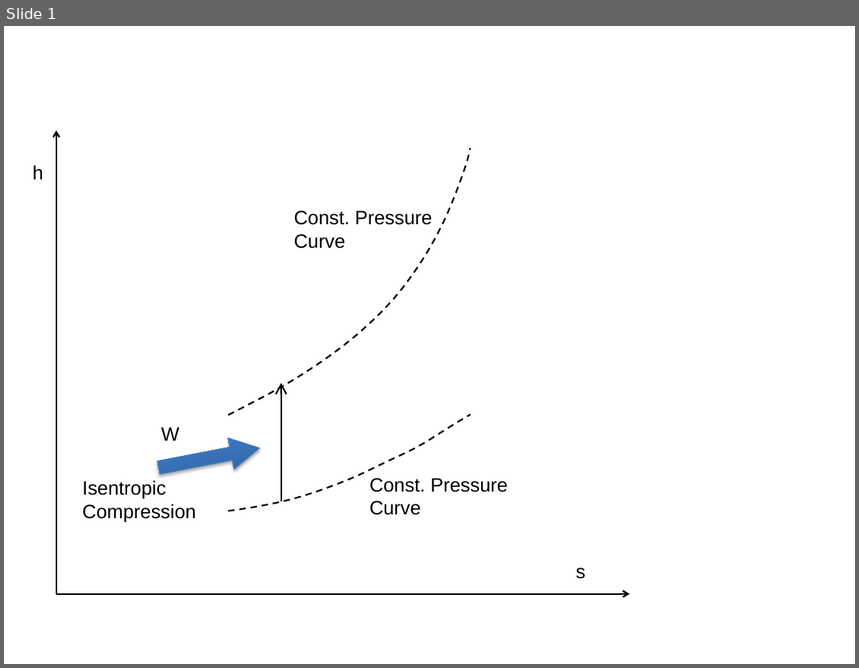
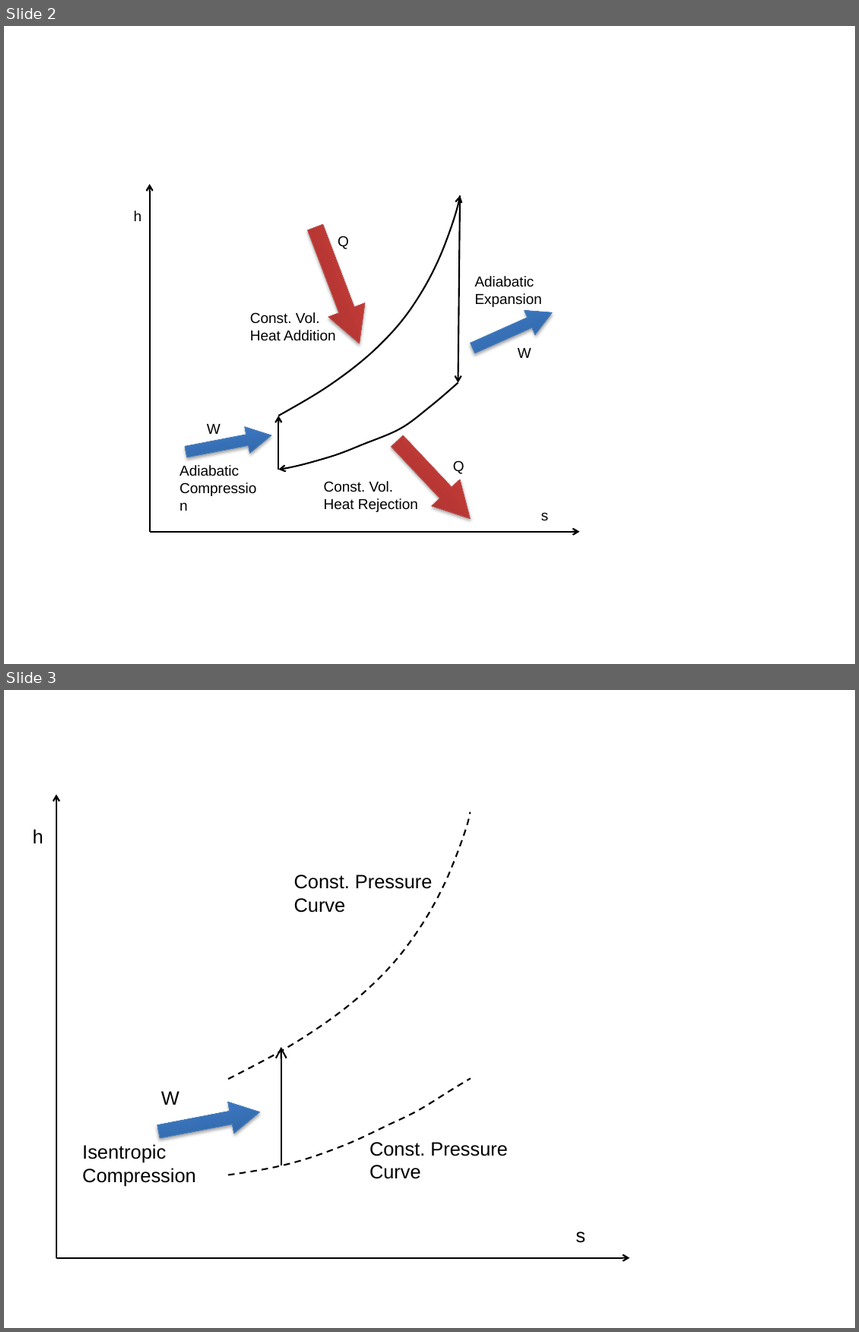
Before and after one commit to zeta-plusplus/FluidSystemComponents, a slide deck: figs/makeFig.pptx. Shown one above the other, each under a label of ours: slide 1 before the commit, slides 2 and 3 after it. The pictures are 859x668 and 859x1332 pixels, drawn with LibreOffice and Linux fonts; fonts in the diff are those of the drawing. Boxes give left, top, right and bottom in pixels: in the first picture for what was removed or moved away, otherwise in the second. Text is boxed around its words. In the diff, an @@ line names an element or a change of style, - is before the commit and + after.

```diff
--- a/figs/makeFig.pptx
+++ b/figs/makeFig.pptx
@@ slide 2 added at <box>4,26,855,664</box>, background #FFFFFF @@
@@ arrow added from (150, 532) to (150, 184), #000000 1.5 pt @@
@@ group added at <box>279,196,461,470</box>: 2 freeform shapes, 2 arrows @@
@@ text added at <box>134,211,142,221</box>, 13.5 pt, text #000000 @@
+h
@@ right arrow added at <box>297,221,377,351</box>, fill gradient #9C2F2D to #CB3E3A to #CE3B37, outline #BF4C48 0.75 pt @@
@@ text added at <box>338,236,349,249</box>, 13.5 pt, text #000000 @@
+Q
@@ text added at <box>475,276,543,307</box>, 13.5 pt, text #000000 @@
+Adiabatic Expansion
@@ text added at <box>250,313,335,341</box>, 13.5 pt, text #000000 @@
+Const. Vol.
+Heat Addition
@@ right arrow added at <box>468,300,557,360</box>, fill gradient #2F5F99 to #3D7CC7 to #3A7CCB, outline #4B7EBC 0.75 pt @@
@@ text added at <box>518,348,531,358</box>, 13.5 pt, text #000000 @@
+W
@@ right arrow added at <box>184,423,274,465</box>, fill gradient #2F5F99 to #3D7CC7 to #3A7CCB, outline #4B7EBC 0.75 pt @@
@@ text added at <box>207,424,221,434</box>, 13.5 pt, text #000000 @@
+W
@@ right arrow added at <box>384,428,485,532</box>, fill gradient #9C2F2D to #CB3E3A to #CE3B37, outline #BF4C48 0.75 pt @@
@@ text added at <box>180,465,239,477</box>, 13.5 pt, text #000000 @@
+Adiabatic Compression
@@ text added at <box>324,481,418,512</box>, 13.5 pt, text #000000 @@
+Const. Vol.
+Heat Rejection
@@ text added at <box>453,461,465,474</box>, 13.5 pt, text #000000 @@
+Q
@@ text added at <box>541,512,549,522</box>, 13.5 pt, text #000000 @@
+s
@@ arrow added from (150, 532) to (580, 532), #000000 1.5 pt @@
@@ what was slide 1 is now slide 3 @@
```
Also in this commit, not shown: 1 other slide added, 7 other files.
